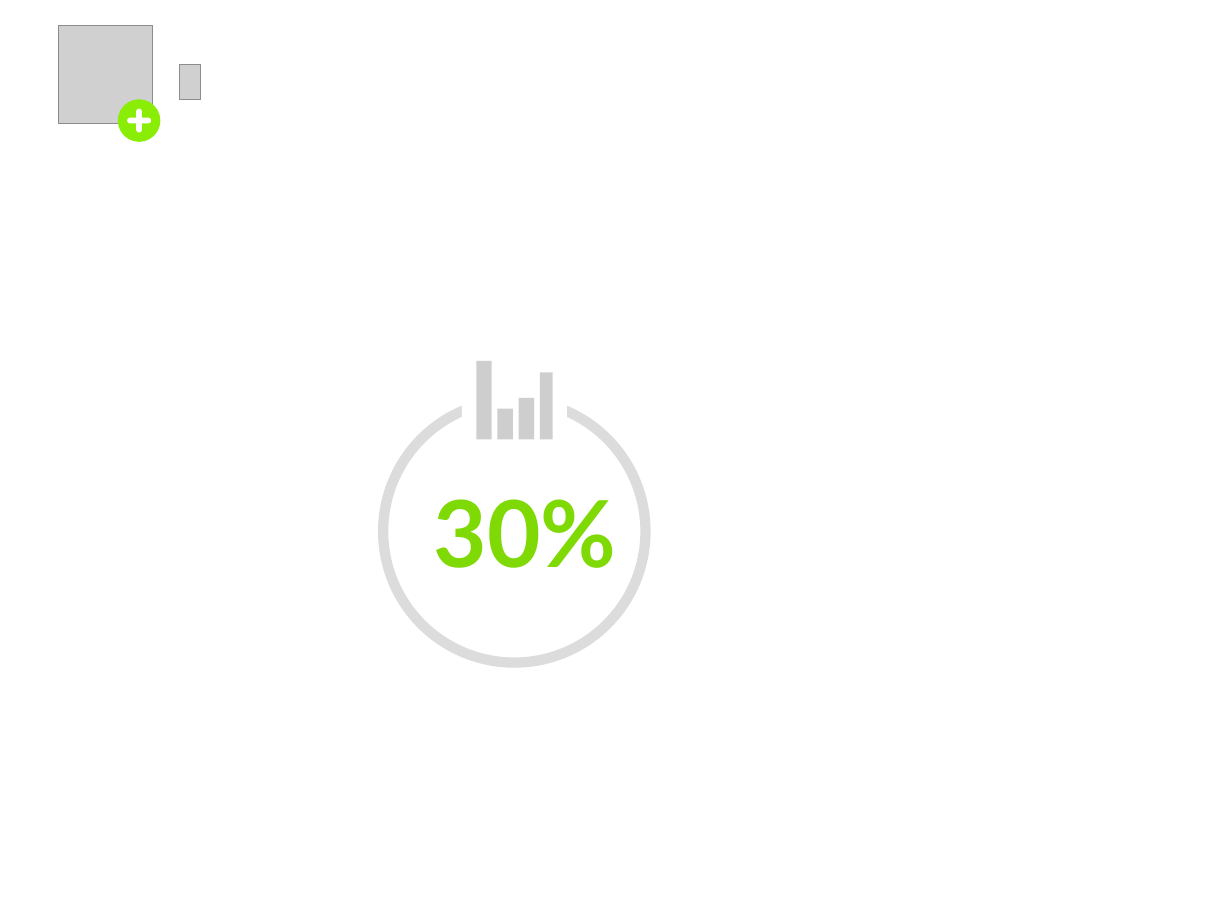
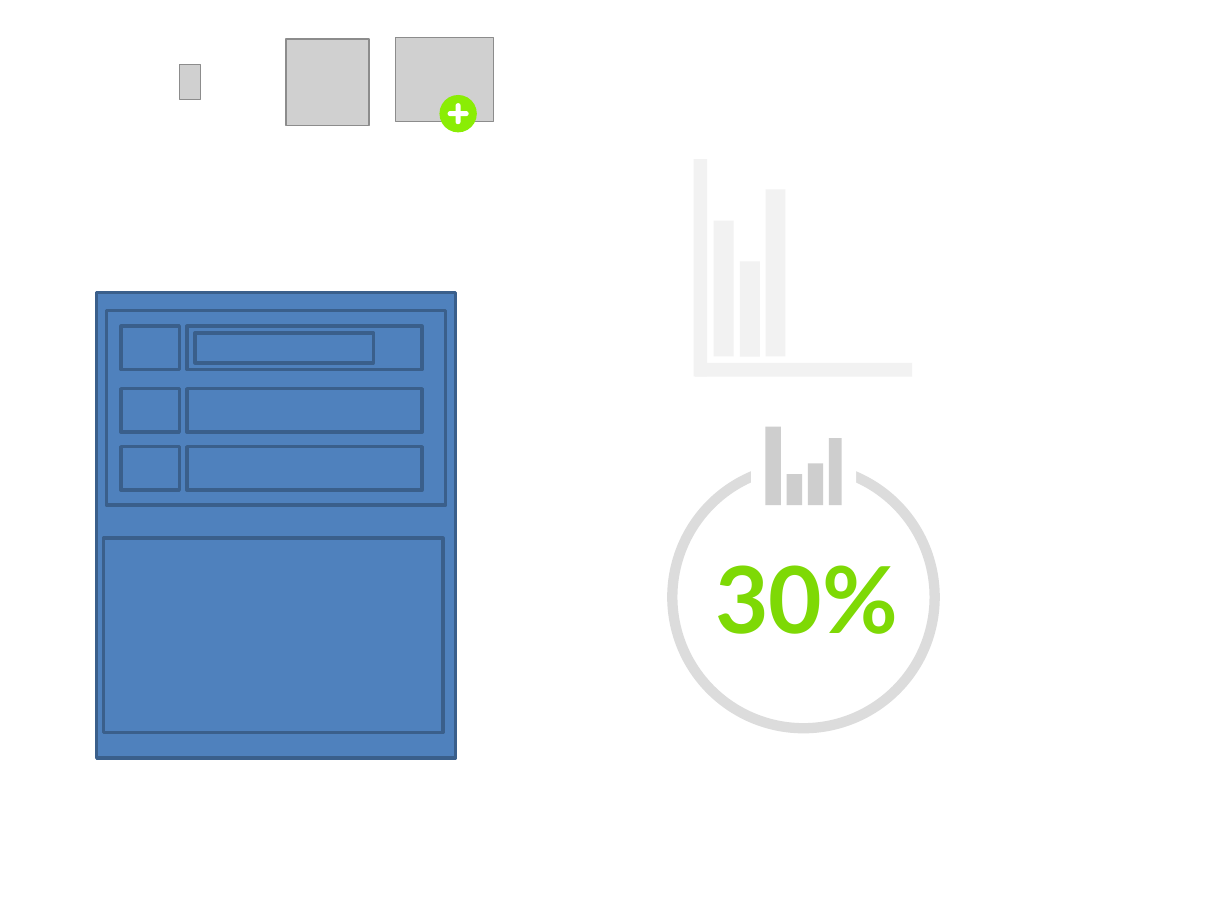
Before and after one commit to pedrogmo/projetopp2, a slide deck: slide 3 of slide/Icons.pptx. Drawn at 1232x924 pixels with LibreOffice and Linux fonts; fonts in the diff are those of the drawing; grey boxes stand for pictures. Boxes give left, top, right and bottom in pixels: in the first picture for what was removed or moved away, otherwise in the second. Text is boxed around its words. In the diff, an @@ line names an element or a change of style, - is before the commit and + after.

```diff
--- a/slide/Icons.pptx
+++ b/slide/Icons.pptx
@@ picture resized from (x1=58, y1=26, x2=153, y2=124) to (x1=286, y1=39, x2=368, y2=126) @@
@@ picture added at (x1=395, y1=38, x2=494, y2=122) @@
@@ ellipse resized from (x1=118, y1=100, x2=161, y2=143) to (x1=440, y1=95, x2=477, y2=132) @@
@@ rounded rectangle moved from (x1=128, y1=117, x2=152, y2=123) to (x1=448, y1=111, x2=469, y2=116) @@
@@ rounded rectangle moved from (x1=137, y1=108, x2=143, y2=132) to (x1=456, y1=103, x2=461, y2=124) @@
@@ rectangle added at (x1=96, y1=292, x2=455, y2=758), fill #4F81BD, outline #3A5F8C 2 pt @@
@@ rectangle added at (x1=106, y1=310, x2=446, y2=505), fill #4F81BD, outline #3A5F8C 2 pt @@
@@ rectangle added at (x1=121, y1=326, x2=179, y2=370), fill #4F81BD, outline #3A5F8C 2 pt @@
@@ rectangle added at (x1=187, y1=326, x2=423, y2=370), fill #4F81BD, outline #3A5F8C 2 pt @@
@@ rectangle added at (x1=195, y1=333, x2=373, y2=362), fill #4F81BD, outline #3A5F8C 2 pt @@
@@ rectangle added at (x1=121, y1=389, x2=179, y2=432), fill #4F81BD, outline #3A5F8C 2 pt @@
@@ rectangle added at (x1=187, y1=389, x2=423, y2=432), fill #4F81BD, outline #3A5F8C 2 pt @@
@@ rectangle added at (x1=121, y1=447, x2=179, y2=490), fill #4F81BD, outline #3A5F8C 2 pt @@
@@ rectangle added at (x1=187, y1=447, x2=423, y2=490), fill #4F81BD, outline #3A5F8C 2 pt @@
@@ 5 rectangles, 1 ellipse moved together from (x1=383, y1=346, x2=646, y2=663) to (x1=673, y1=411, x2=935, y2=728) @@
@@ rectangle added at (x1=103, y1=538, x2=444, y2=733), fill #4F81BD, outline #3A5F8C 2 pt @@
@@ text "30%" moved from (x1=434, y1=499, x2=617, y2=568) to (x1=715, y1=565, x2=898, y2=634) @@
```
Also in this commit, not shown: 4 other files.
